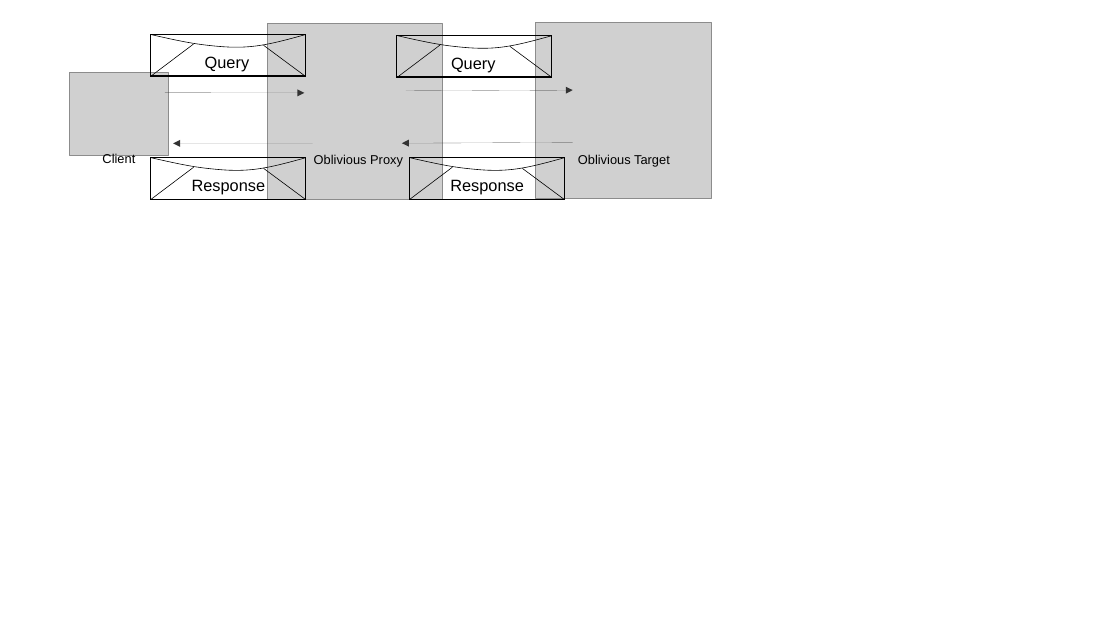
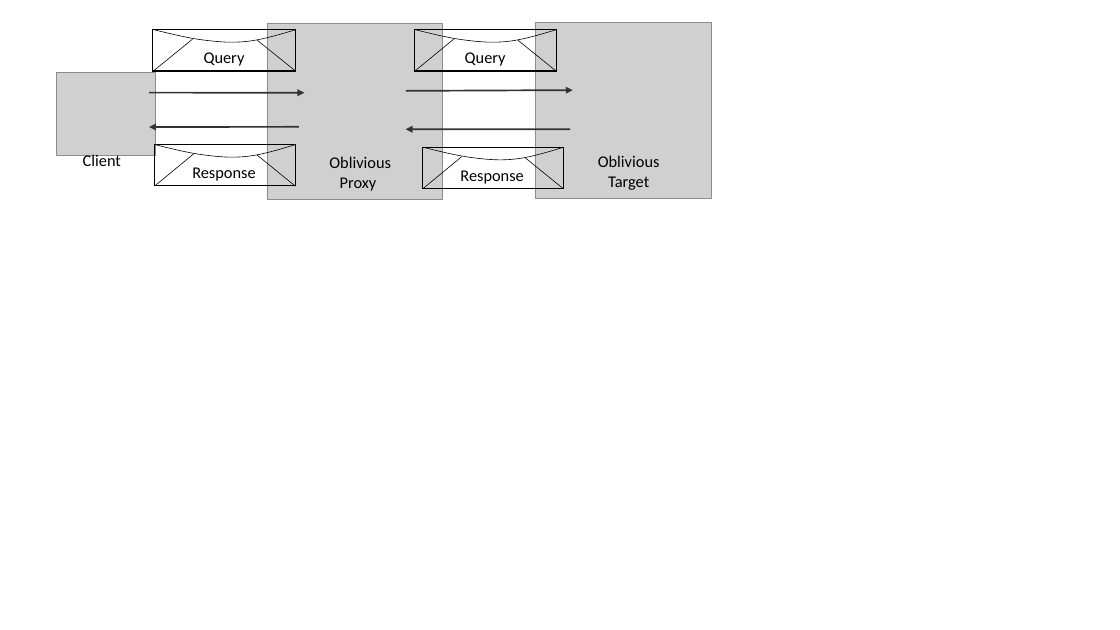
Before and after one commit to SystemsApproach/security, a slide deck: slide 11 of figures/SecurityFigs.odp (slide 1 before the commit). Drawn at 1120x630 pixels with LibreOffice and Linux fonts; fonts in the diff are those of the drawing; grey boxes stand for pictures. Boxes give left, top, right and bottom in pixels: in the first picture for what was removed or moved away, otherwise in the second. Text is boxed around its words. In the diff, an @@ line names an element or a change of style, - is before the commit and + after.

```diff
--- a/figures/SecurityFigs.odp
+++ b/figures/SecurityFigs.odp
@@ rectangle: place and size @@
-rectangle at (150, 34, 305, 76)
+rectangle at (153, 29, 296, 71)
@@ freeform shape: place and size @@
-freeform shape at (151, 34, 306, 48)
+freeform shape at (154, 29, 296, 43)
@@ rectangle: place and size @@
-rectangle at (397, 35, 551, 76)
+rectangle at (414, 29, 556, 71)
@@ freeform shape: place and size @@
-freeform shape at (397, 35, 552, 49)
+freeform shape at (415, 29, 556, 43)
@@ line moved from (193, 44) - (151, 76) to (192, 39) - (153, 71) @@
@@ line moved from (264, 45) - (305, 76) to (257, 40) - (296, 71) @@
@@ line moved from (440, 45) - (397, 77) to (454, 39) - (415, 71) @@
@@ text "Query": place and size @@
-text "Query" at (451, 57, 496, 73)
+text "Query" at (465, 52, 506, 66)
@@ line moved from (510, 46) - (552, 77) to (518, 40) - (556, 71) @@
@@ picture: place and size @@
-picture at (70, 73, 169, 155)
+picture at (56, 73, 155, 155)
@@ arrow moved from (165, 92) - (304, 92) to (149, 92) - (304, 92) @@
@@ arrow (149, 92) - (304, 92): stroke #333333 0 pt to #333333 1.45 pt @@
@@ arrow (406, 91) - (573, 90): stroke #333333 0 pt to #333333 1.45 pt @@
@@ text "Client": place and size @@
-text "Client" at (102, 153, 135, 166)
+text "Client" at (83, 153, 121, 166)
@@ text "Client" at (83, 153, 121, 166): size 11 to 14 pt, font Arial to Calibri @@
@@ arrow moved from (313, 144) - (173, 144) to (299, 127) - (149, 127) @@
@@ arrow (299, 127) - (149, 127): stroke #333333 0 pt to #333333 1.45 pt @@
@@ rectangle: place and size @@
-rectangle at (150, 158, 305, 199)
+rectangle at (155, 145, 296, 186)
@@ freeform shape: place and size @@
-freeform shape at (151, 158, 306, 171)
+freeform shape at (155, 145, 295, 158)
@@ arrow moved from (573, 143) - (402, 143) to (571, 129) - (406, 129) @@
@@ arrow (571, 129) - (406, 129): stroke #333333 0 pt to #333333 1.45 pt @@
@@ rectangle: place and size @@
-rectangle at (409, 158, 564, 199)
+rectangle at (423, 147, 564, 188)
@@ freeform shape: place and size @@
-freeform shape at (410, 158, 565, 171)
+freeform shape at (423, 147, 563, 160)
@@ line moved from (193, 167) - (151, 199) to (193, 154) - (155, 187) @@
@@ font Arial to Calibri in 4 elements at (204, 52, 245, 66), (460, 170, 523, 184), (465, 52, 506, 66), (192, 167, 255, 181) @@
@@ text "Response": place and size @@
-text "Response" at (192, 179, 266, 195)
+text "Response" at (192, 167, 255, 181)
@@ line moved from (264, 169) - (305, 199) to (257, 155) - (295, 187) @@
@@ text at (329, 156, 391, 191): text changed; size 11 to 14 pt; font Arial to Calibri @@
-Oblivious Proxy
+Oblivious
+Proxy
@@ line moved from (453, 167) - (410, 199) to (462, 157) - (423, 189) @@
@@ text "Response": place and size @@
-text "Response" at (450, 179, 524, 195)
+text "Response" at (460, 170, 523, 184)
@@ line moved from (523, 169) - (564, 199) to (525, 158) - (564, 189) @@
@@ text at (598, 155, 660, 190): text changed; size 11 to 14 pt; font Arial to Calibri @@
-Oblivious Target
+Oblivious
+Target
```
Also in this commit, not shown: 7 other slides changed, 3 slides added, 16 other files.
